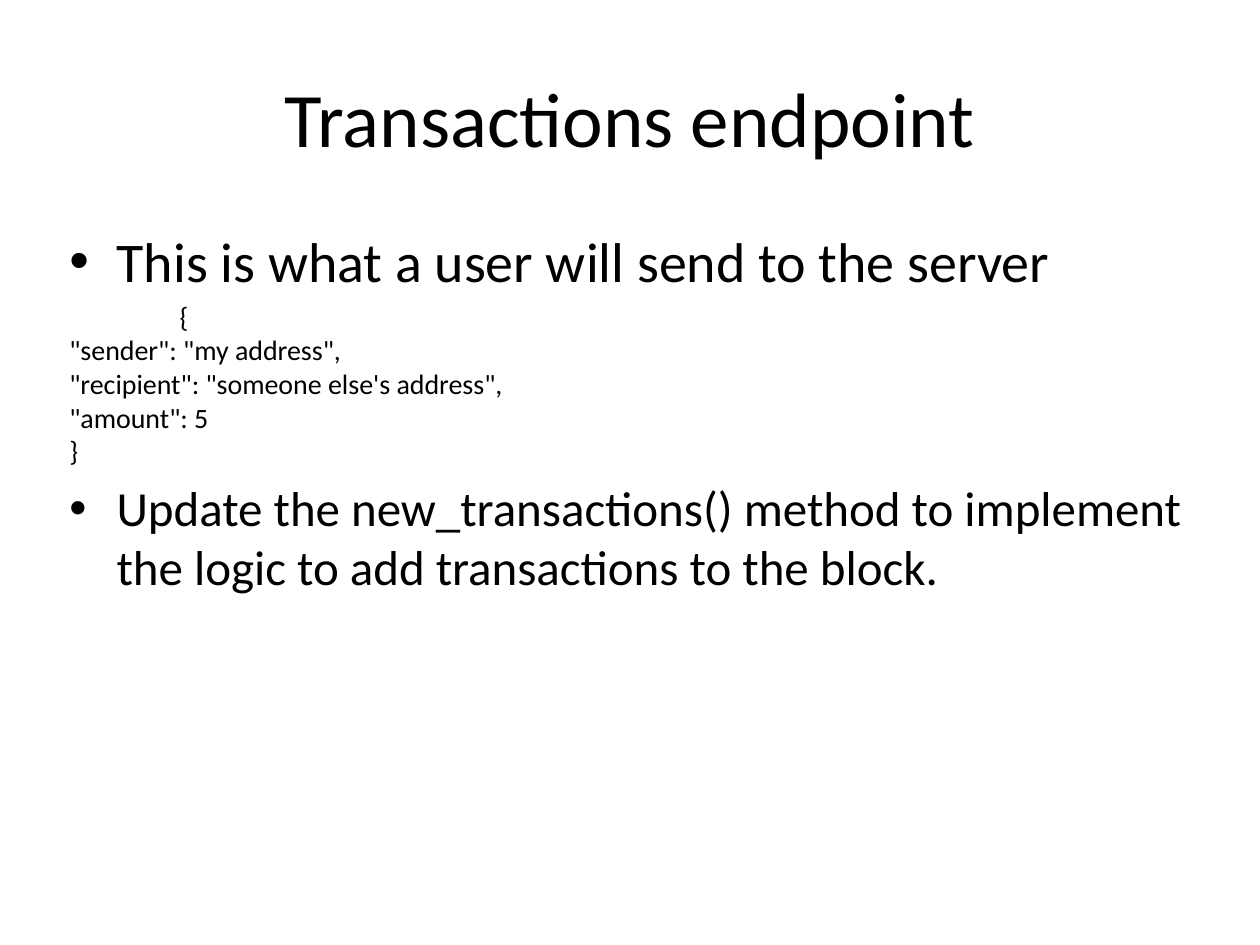
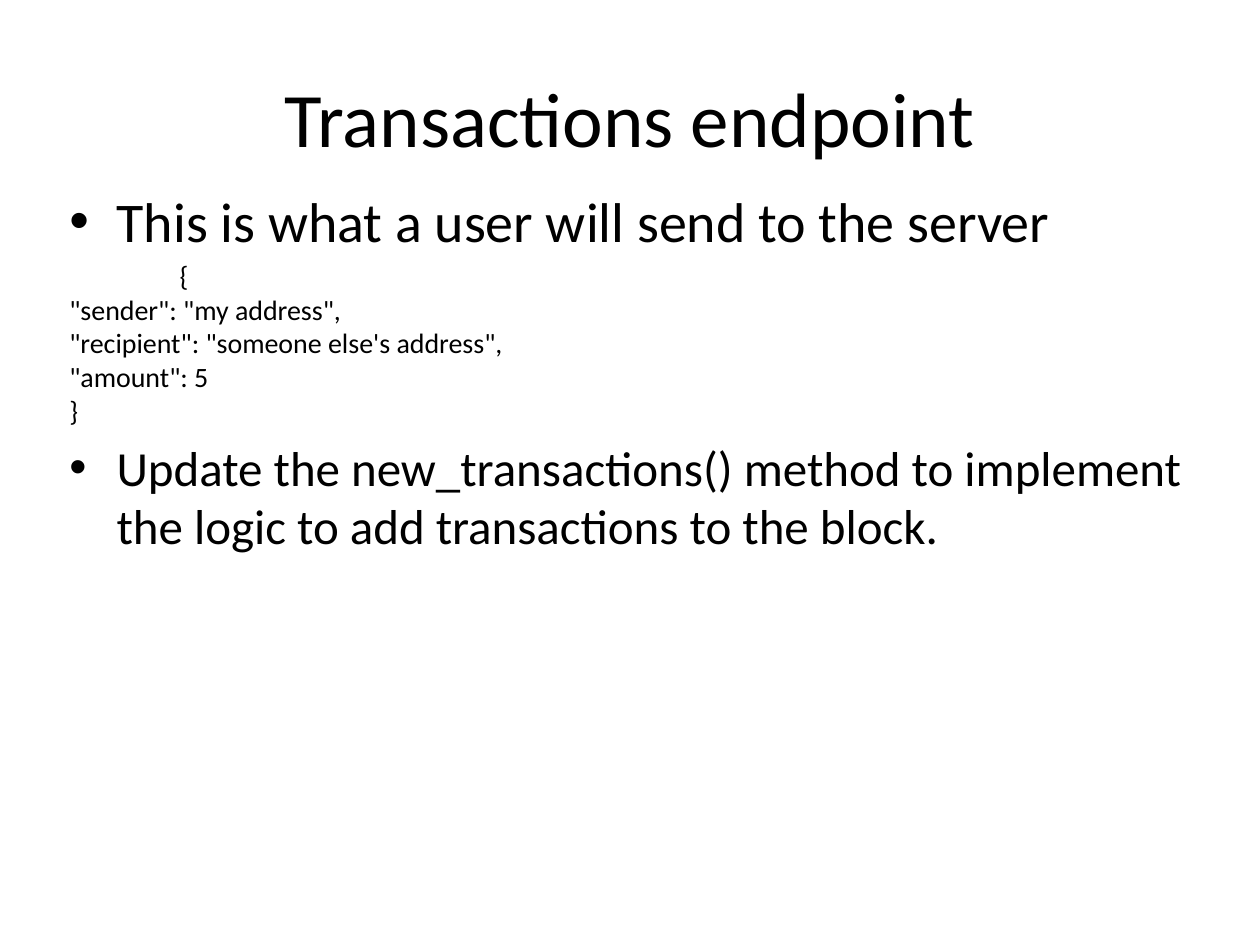
Before and after one commit to pkankipati/myblockchain, a slide deck: slide 37 of docs/Build a private blockchain.pptx (slide 35 before the commit). Drawn at 1260x945 pixels with LibreOffice and Linux fonts; fonts in the diff are those of the drawing. Boxes give left, top, right and bottom in pixels: in the first picture for what was removed or moved away, otherwise in the second. Text is boxed around its words. In the diff, an @@ line names an element or a change of style, - is before the commit and + after.

```diff
--- a/docs/Build a private blockchain.pptx
+++ b/docs/Build a private blockchain.pptx
@@ text "This is what a user ...": place and size @@
-text "This is what a user ..." at box(69, 243, 1181, 594)
+text "This is what a user ..." at box(69, 203, 1181, 553)
```
Also in this commit, not shown: 5 other slides changed, 2 slides added, 3 other files.
